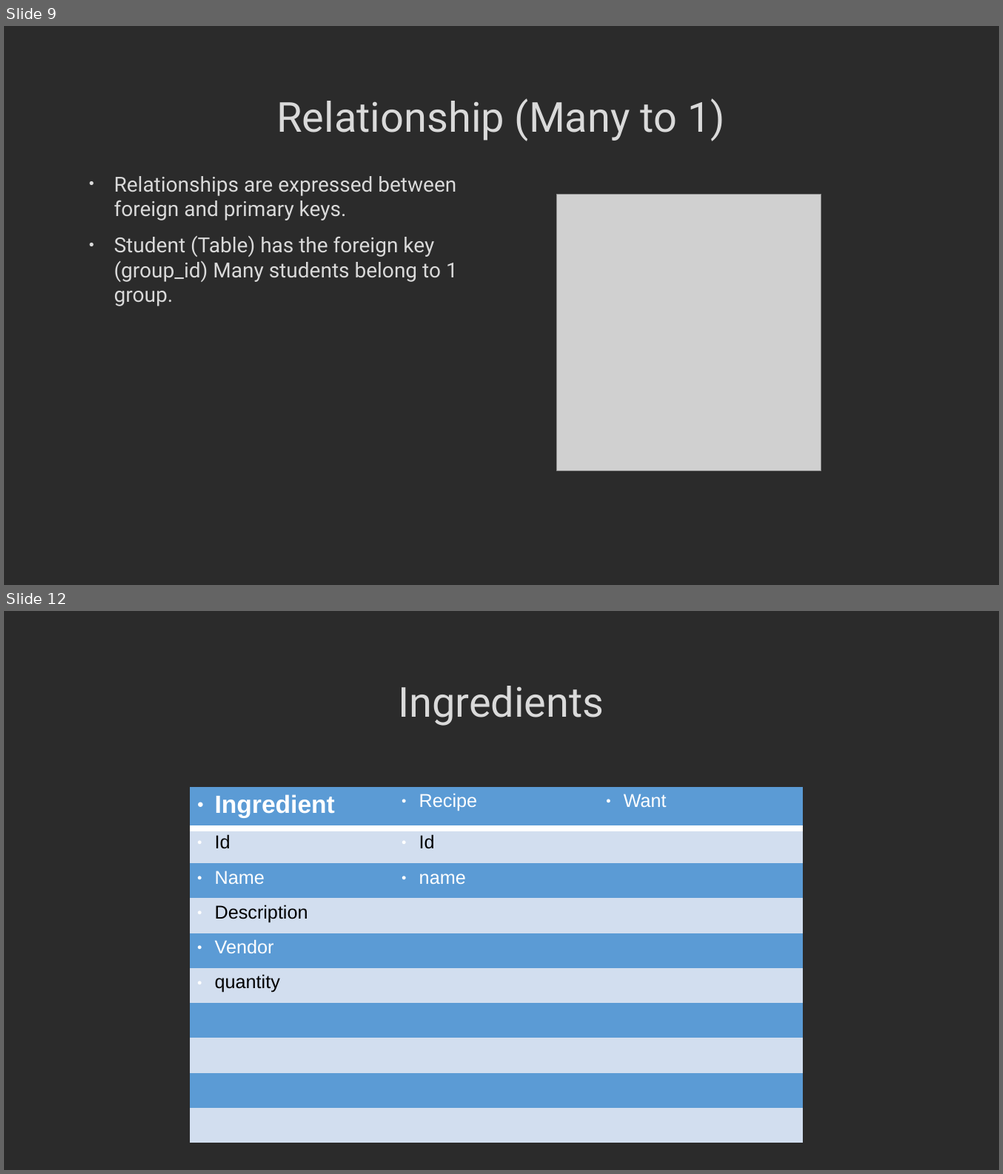
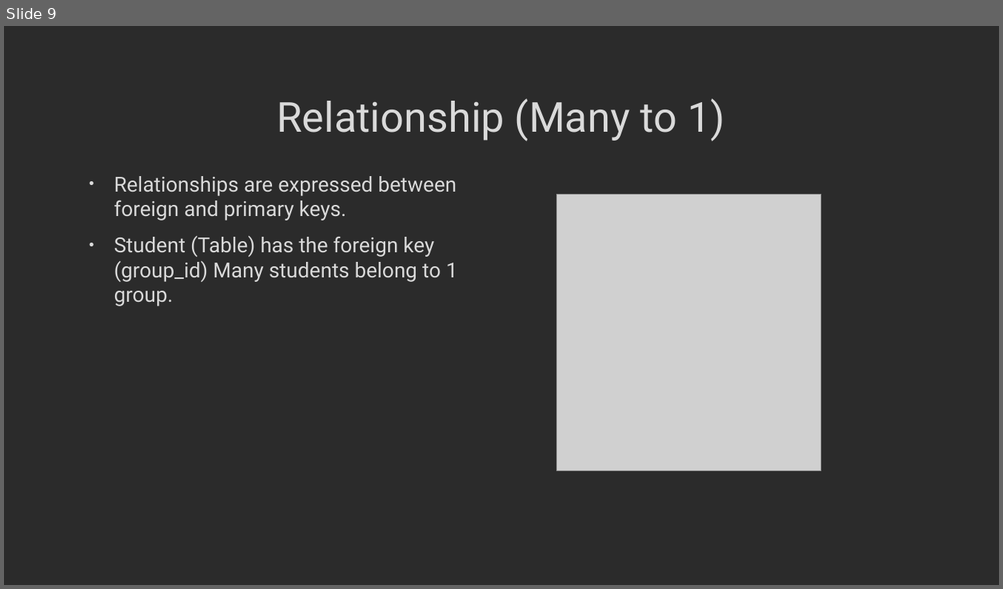
Before and after one commit to MGIS-UMN/GIS5577_week7, a slide deck: Entity_Relationship_Diagram.odp. Shown one above the other, each under a label of ours: slides 9 and 12 before the commit, slide 9 after it; the slides between them are not shown. The pictures are 1003x1174 and 1003x589 pixels, drawn with LibreOffice and Linux fonts; fonts in the diff are those of the drawing; grey boxes stand for pictures; background and template pictures are left out; a plain dark background stands for a picture behind light text. Boxes give left, top, right and bottom in pixels: in the first picture for what was removed or moved away, otherwise in the second. Text is boxed around its words. In the diff, an @@ line names an element or a change of style, - is before the commit and + after.

```diff
--- a/Entity_Relationship_Diagram.odp
+++ b/Entity_Relationship_Diagram.odp
@@ slide 12 removed at <box>4,611,999,1170</box>, background picture (left out) @@
@@ title removed at <box>398,686,603,726</box> @@
-Ingredients
@@ table removed at <box>190,787,803,1090</box>, 10 rows, 3 columns @@
-Ingredient | Recipe | Want
-Id | Id | 
-Name | name | 
-Description |  | 
-Vendor |  | 
-quantity |  | 
- |  | 
- |  | 
- |  | 
- |  | 
```
Also in this commit, not shown: 2 slides added, 4 other slides removed.
